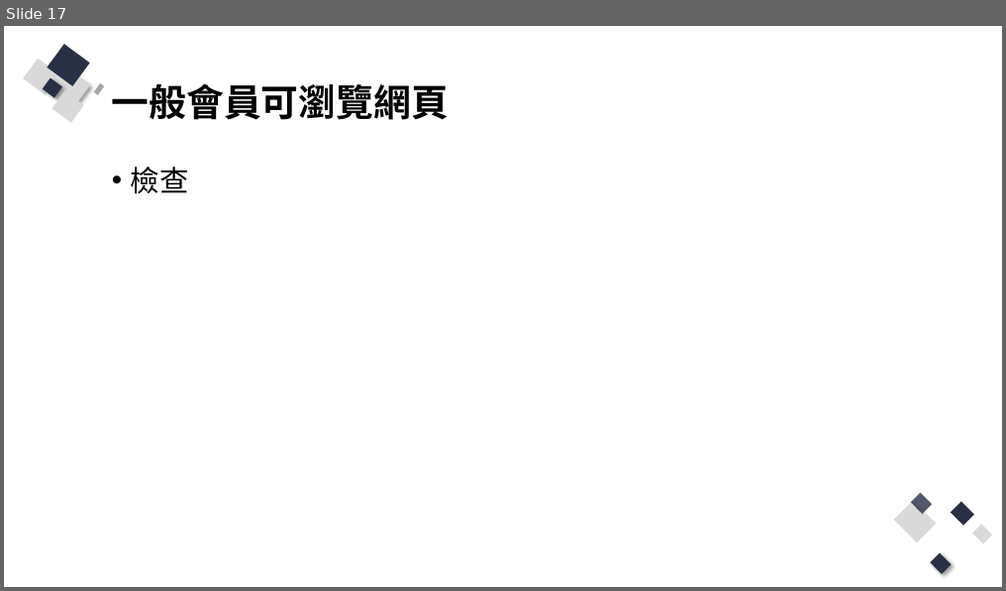
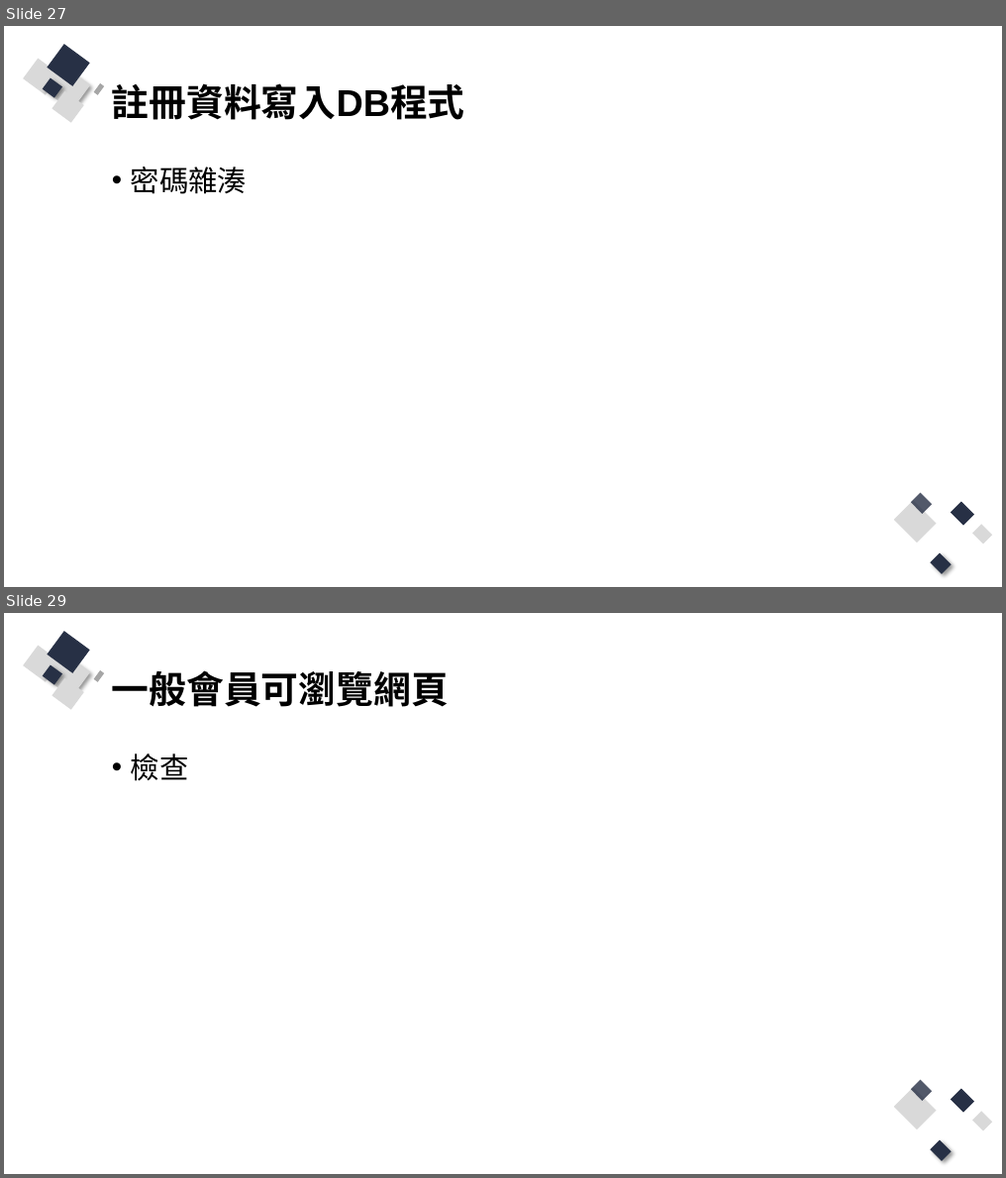
Before and after one commit to Q81JIAXIONG/-, a slide deck: 投影片/4.實作-帳號註冊、登入網頁.pptx. Shown one above the other, each under a label of ours: slide 17 before the commit, slides 27 and 29 after it; the slides between them are not shown. The pictures are 1006x591 and 1006x1178 pixels, drawn with LibreOffice and Linux fonts; fonts in the diff are those of the drawing. Boxes give left, top, right and bottom in pixels: in the first picture for what was removed or moved away, otherwise in the second. Text is boxed around its words. In the diff, an @@ line names an element or a change of style, - is before the commit and + after.

Commit message:
整理註冊、登入驗證範例

```diff
--- a/投影片/4.實作-帳號註冊、登入網頁.pptx
+++ b/投影片/4.實作-帳號註冊、登入網頁.pptx
@@ slide 27 added at [4, 26, 1002, 587], background #FFFFFF; not listed: 13 template elements that a slide beside it also shows @@
@@ title added at [112, 83, 465, 120], 36 pt, text #000000, bold @@
+註冊資料寫入DB程式
@@ text added at [131, 167, 247, 194], 28 pt, text #000000 @@
+• 密碼雜湊
@@ what was slide 17 is now slide 29 @@
```
Also in this commit, not shown: 7 slides changed, 11 other slides added, 9 other files.
